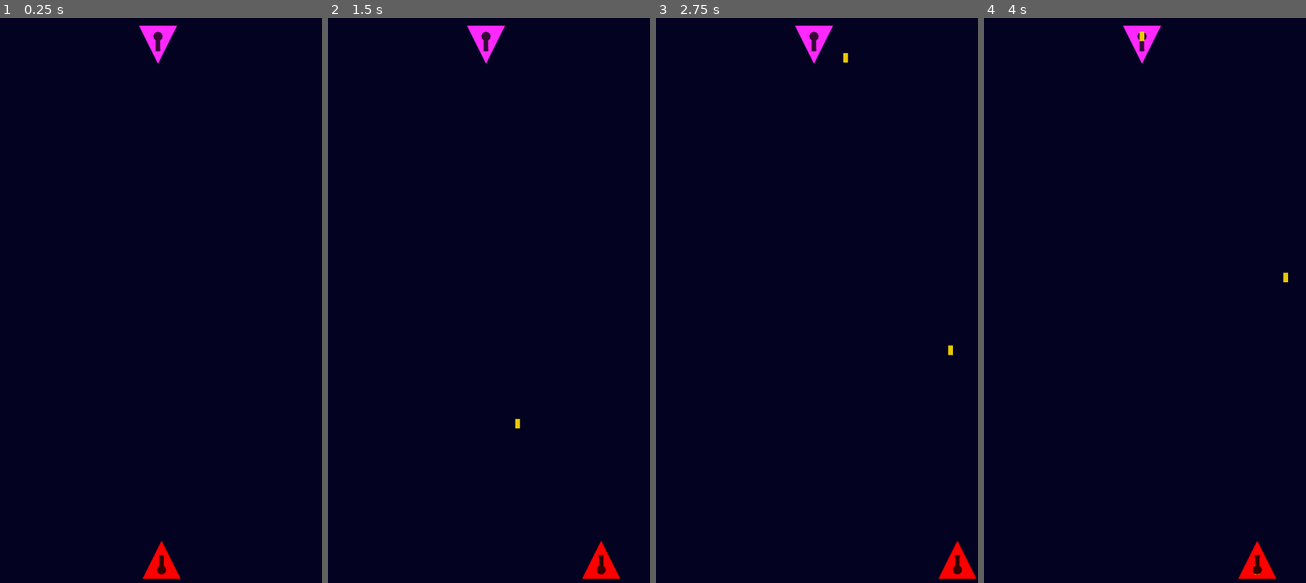
Above: before the commit, frames 1-4 (left to right).
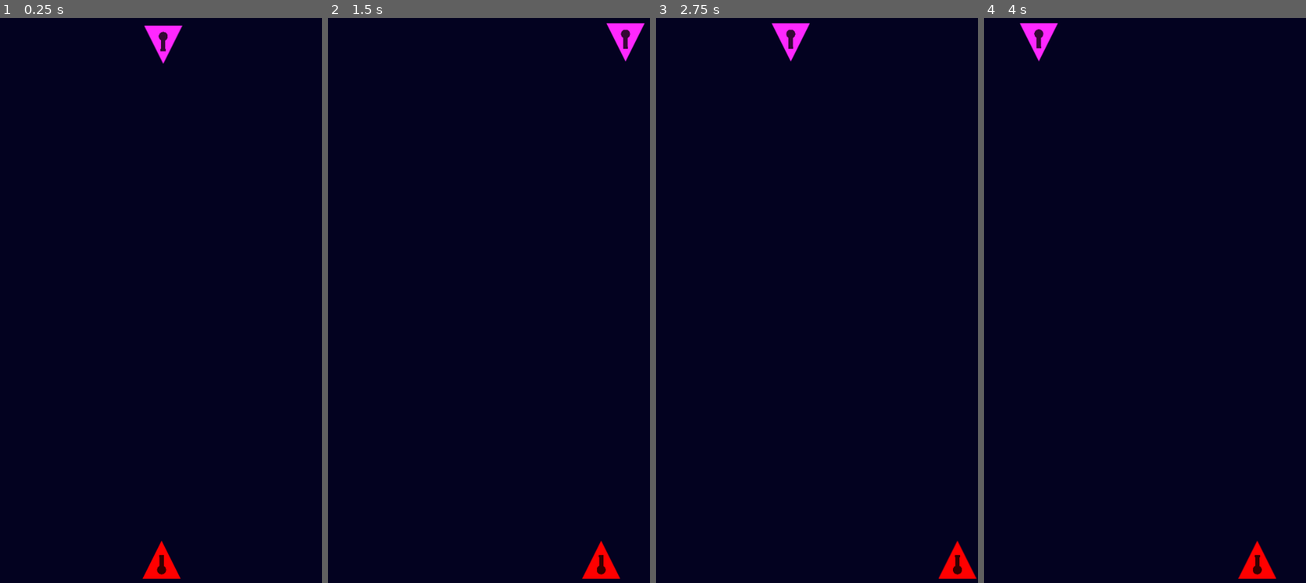
Above: after the commit, the same moments.

Repository: SirLaughy/Space-Shooter
Game: Godot game, scene res://Scenes/root.tscn
The game is run twice, just before and just after one commit, with the same random seed, the same clock (stepped at 60 frames per second) and the same inputs.
Inputs:
- Up to frame 1 (0.25 s): no input
- Up to frame 2 (1.5 s): hold D (move_right) 0.53-1.28 s; hold A (move_left) from 1.28 s (still down)
- Up to frame 3 (2.75 s): release A (move_left) at 2.03 s; hold D (move_right) from 2.03 s (still down)
- Up to frame 4 (4 s): release D (move_right) at 3.53 s; hold A (move_left) from 3.53 s (still down)

The runs differ from the first frame. In frame 1, 0.4% of the frame differs, in the area x 43-57%, y 1-9%; in frame 2, 0.9%, in the area x 43-99%, y 0-73%; in frame 3, 0.8%; in frame 4, 0.9%.
Error before the commit: Invalid access to property or key 'projectile_stats' on a base object of type 'CharacterBody2D (Entity)'. (res://Scripts/Components/hurt_box.gd:5)

Commit message:
Refactored HurtBox to no longer expect its part of a projectile, tweaked enemy movement, worked to get projectile summoning working properly

Diff:
--- a/Scenes/Actors/basic_enemy.tscn
+++ b/Scenes/Actors/basic_enemy.tscn
@@ -21,6 +21,9 @@
 
 [sub_resource type="Resource" id="Resource_ovtdj"]
 script = ExtResource("6_dx8pt")
+max_speed = 300.0
+acceleration = 300.0
+friction = 0.0
 metadata/_custom_type_script = "uid://c1ficjv4yuedo"
 
 [sub_resource type="ConvexPolygonShape2D" id="ConvexPolygonShape2D_dx8pt"]
@@ -31,13 +34,13 @@
 projectile_name = "Basic Projectile"
 speed = 600.0
 damage = 1.0
-colour = Color(0.9148223, 0.7881361, 7.70092e-07, 1)
+colour = Color(0, 0.7882353, 0, 1)
 metadata/_custom_type_script = "uid://dgfsuvve28lan"
 
 [node name="BasicEnemy" type="CharacterBody2D" unique_id=1596659350]
 modulate = Color(0.99999994, 0.15909621, 0.99785906, 1)
 collision_layer = 8
-collision_mask = 0
+collision_mask = 16
 script = ExtResource("1_rw6qj")
 metadata/_custom_type_script = "uid://b2e1y2vqaoycf"
 
--- a/Scenes/Actors/player.tscn
+++ b/Scenes/Actors/player.tscn
@@ -6,6 +6,8 @@
 [ext_resource type="Resource" uid="uid://cm1wcq18wypnc" path="res://Resources/player_movement_stats.tres" id="4_b2ja5"]
 [ext_resource type="Script" uid="uid://blo8u2akdfi12" path="res://Scripts/Components/movement.gd" id="5_tvyim"]
 [ext_resource type="PackedScene" uid="uid://ccjj3bwitc1vb" path="res://Scenes/turret.tscn" id="6_sfcrp"]
+[ext_resource type="Resource" uid="uid://chetpf6esir03" path="res://Resources/player_turret_stats.tres" id="7_tvyim"]
+[ext_resource type="Resource" uid="uid://cd5v15aolgsel" path="res://Resources/basic_projectile.tres" id="8_4sjoo"]
 
 [sub_resource type="AtlasTexture" id="AtlasTexture_6xdo8"]
 atlas = ExtResource("1_nikbh")
@@ -40,6 +42,8 @@
 [node name="Turret" parent="." unique_id=1641285429 instance=ExtResource("6_sfcrp")]
 z_index = 3
 position = Vector2(0, 17)
+turret_stats = ExtResource("7_tvyim")
+projectile_stats = ExtResource("8_4sjoo")
 
 [node name="Label" type="Label" parent="." unique_id=1735153252]
 offset_left = 35.0
--- a/Scenes/projectile.tscn
+++ b/Scenes/projectile.tscn
@@ -13,11 +13,12 @@
 [sub_resource type="RectangleShape2D" id="RectangleShape2D_rsyq6"]
 size = Vector2(8, 16)
 
-[node name="Projectile" type="CharacterBody2D" unique_id=991081236]
+[node name="Projectile" type="CharacterBody2D" unique_id=991081236 node_paths=PackedStringArray("hurt_box")]
 z_index = 2
 collision_layer = 4
 collision_mask = 0
 script = ExtResource("1_rsyq6")
+hurt_box = NodePath("HurtBox")
 metadata/_custom_type_script = "uid://b2e1y2vqaoycf"
 
 [node name="ProjectileSprite" type="Sprite2D" parent="." unique_id=2013167737]
--- a/Scenes/turret.tscn
+++ b/Scenes/turret.tscn
@@ -1,8 +1,6 @@
 [gd_scene format=3 uid="uid://ccjj3bwitc1vb"]
 
 [ext_resource type="Script" uid="uid://dnqkxtipqtttt" path="res://Scripts/Components/turret.gd" id="1_fcprl"]
-[ext_resource type="Resource" uid="uid://chetpf6esir03" path="res://Resources/player_turret_stats.tres" id="2_6spbj"]
-[ext_resource type="Resource" uid="uid://cd5v15aolgsel" path="res://Resources/basic_projectile.tres" id="3_pulj5"]
 [ext_resource type="Script" uid="uid://dfffshx385ra5" path="res://Scripts/Components/reload_timer.gd" id="4_ahfaj"]
 [ext_resource type="Texture2D" uid="uid://cmron1gvp6nbe" path="res://Assets/Prototype Art/prototype art.svg" id="4_pulj5"]
 
@@ -18,13 +16,10 @@
 atlas = ExtResource("4_pulj5")
 region = Rect2(256, 0, 8, 8)
 
-[node name="Turret" type="RayCast2D" unique_id=1641285429]
-target_position = Vector2(0, -32)
-collision_mask = 0
-collide_with_bodies = false
+[node name="Turret" type="Node2D" unique_id=1752228748 node_paths=PackedStringArray("marker_top", "marker_bottom")]
 script = ExtResource("1_fcprl")
-turret_stats = ExtResource("2_6spbj")
-projectile_stats = ExtResource("3_pulj5")
+marker_top = NodePath("Markers/Marker2DTop")
+marker_bottom = NodePath("Markers/Marker2DBottom")
 
 [node name="ReloadTimer" type="Timer" parent="." unique_id=1929546041 node_paths=PackedStringArray("actor")]
 autostart = true
@@ -33,7 +28,7 @@
 
 [node name="VisibleOnScreenNotifier2D" type="VisibleOnScreenNotifier2D" parent="ReloadTimer" unique_id=210016995]
 position = Vector2(0, -10)
-rect = Rect2(-3, -22, 6, 32)
+rect = Rect2(-3, -31, 6, 41)
 
 [node name="Sprite" type="Node2D" parent="." unique_id=867658667]
 modulate = Color(0.2087101, 0.2087102, 0.2087099, 1)
@@ -52,3 +47,10 @@
 position = Vector2(0, -12.000001)
 scale = Vector2(0.57, 0.24)
 texture = SubResource("AtlasTexture_628tr")
+
+[node name="Markers" type="Node" parent="." unique_id=1296517082]
+
+[node name="Marker2DTop" type="Node2D" parent="Markers" unique_id=1989107368]
+position = Vector2(0, -24)
+
+[node name="Marker2DBottom" type="Node2D" parent="Markers" unique_id=1624654877]
--- a/Scripts/Actors/projectile.gd
+++ b/Scripts/Actors/projectile.gd
@@ -1,5 +1,7 @@
 class_name Projectile
 extends Entity
+
+@export var hurt_box: HurtBox
 
 var projectile_stats: ProjectileStats
 var direction: Vector2
@@ -7,3 +9,8 @@
 
 func _ready() -> void:
 	modulate = projectile_stats.colour
+	match summoner_type:
+		GlobalEnums.group_types.PLAYER:
+			hurt_box.set_collision_mask_value(4, true)
+		GlobalEnums.group_types.DESTRUCTIBLES:
+			hurt_box.set_collision_mask_value(1, true)
--- a/Scripts/Components/enemy_movement_input.gd
+++ b/Scripts/Components/enemy_movement_input.gd
@@ -5,13 +5,17 @@
 @export var movement_stats: HorizontalMovementStats
 
 var x_direction = 1
+var checking_for_walls: bool = true
 
 func _physics_process(delta: float) -> void:
-	actor.velocity.x = clamp((actor.velocity.x + movement_stats.acceleration) * x_direction * delta, movement_stats.max_speed * -1, movement_stats)
+	actor.velocity.x = clamp(actor.velocity.x + (movement_stats.acceleration * x_direction) * delta, movement_stats.max_speed * -1, movement_stats.max_speed)
 
 	if actor.is_on_wall():
 		var normal = actor.get_wall_normal()
+		if ((actor.velocity.x > 0 && normal.x < 0) || (actor.velocity.x < 0 && normal.x > 0)) && checking_for_walls:
+			actor.velocity.x = 0
+			checking_for_walls = false
+			x_direction *= -1
 
-		if (actor.velocity.x > 0 && normal.x > 0) || (actor.velocity.x < 0 && normal.x < 0):
-			actor.velocity.x = 0
-			x_direction *= -1
+	if !actor.is_on_wall() && !checking_for_walls:
+		checking_for_walls = true
--- a/Scripts/Components/hurt_box.gd
+++ b/Scripts/Components/hurt_box.gd
@@ -2,17 +2,9 @@
 extends Area2D
 
 @export var actor: Entity
-@onready var stats = actor.projectile_stats
 
 func _ready() -> void:
 	body_entered.connect(_on_body_entered)
 
-func init_masks():
-	match stats.summoner_type:
-		GlobalEnums.group_types.PLAYER:
-			set_collision_mask_value(4, true)
-		GlobalEnums.group_types.DESTRUCTIBLES:
-			set_collision_mask_value(1, true)
-
 func _on_body_entered(body: Node2D):
 	pass
--- a/Scripts/Components/reload_timer.gd
+++ b/Scripts/Components/reload_timer.gd
@@ -11,4 +11,5 @@
 
 func _on_timeout():
 	if visible_on_screen_notifier_2d.is_on_screen():
-		GlobalSignalBus.summon_projectile.emit(actor.projectile, actor.projectile_stats, actor.global_position, actor.get_direction(), actor.turret_stats.summoner_type)
+		GlobalSignalBus.summon_projectile.emit(actor.projectile, actor.projectile_stats, actor.marker_top.get_global_position(), actor.get_direction(), actor.turret_stats.summoner_type)
+		print(str(actor.marker_top.get_global_position(), actor.get_direction(), actor.turret_stats.summoner_type))
--- a/Scripts/Components/turret.gd
+++ b/Scripts/Components/turret.gd
@@ -1,12 +1,14 @@
 class_name Turret
-extends RayCast2D
+extends Node2D
 
 @export var turret_stats: TurretStats
 @export var projectile_stats: ProjectileStats
+@export var marker_top: Node2D
+@export var marker_bottom: Node2D
 
 @onready var reload_timer: Timer = $ReloadTimer
 
 @onready var projectile = preload("res://Scenes/projectile.tscn")
 
 func get_direction() -> Vector2:
-	return target_position - position
+	return marker_bottom.get_global_position().direction_to(marker_top.get_global_position())
